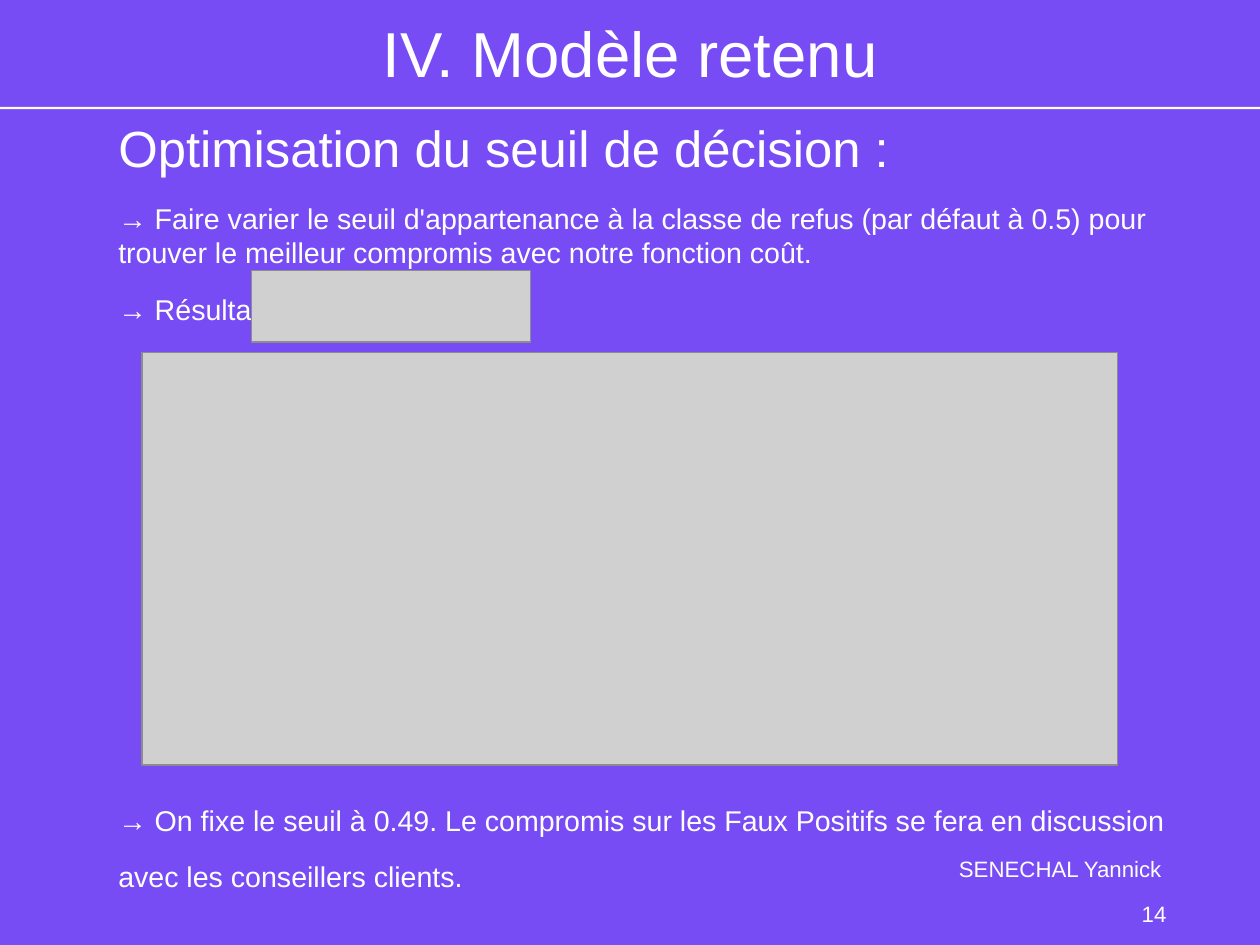
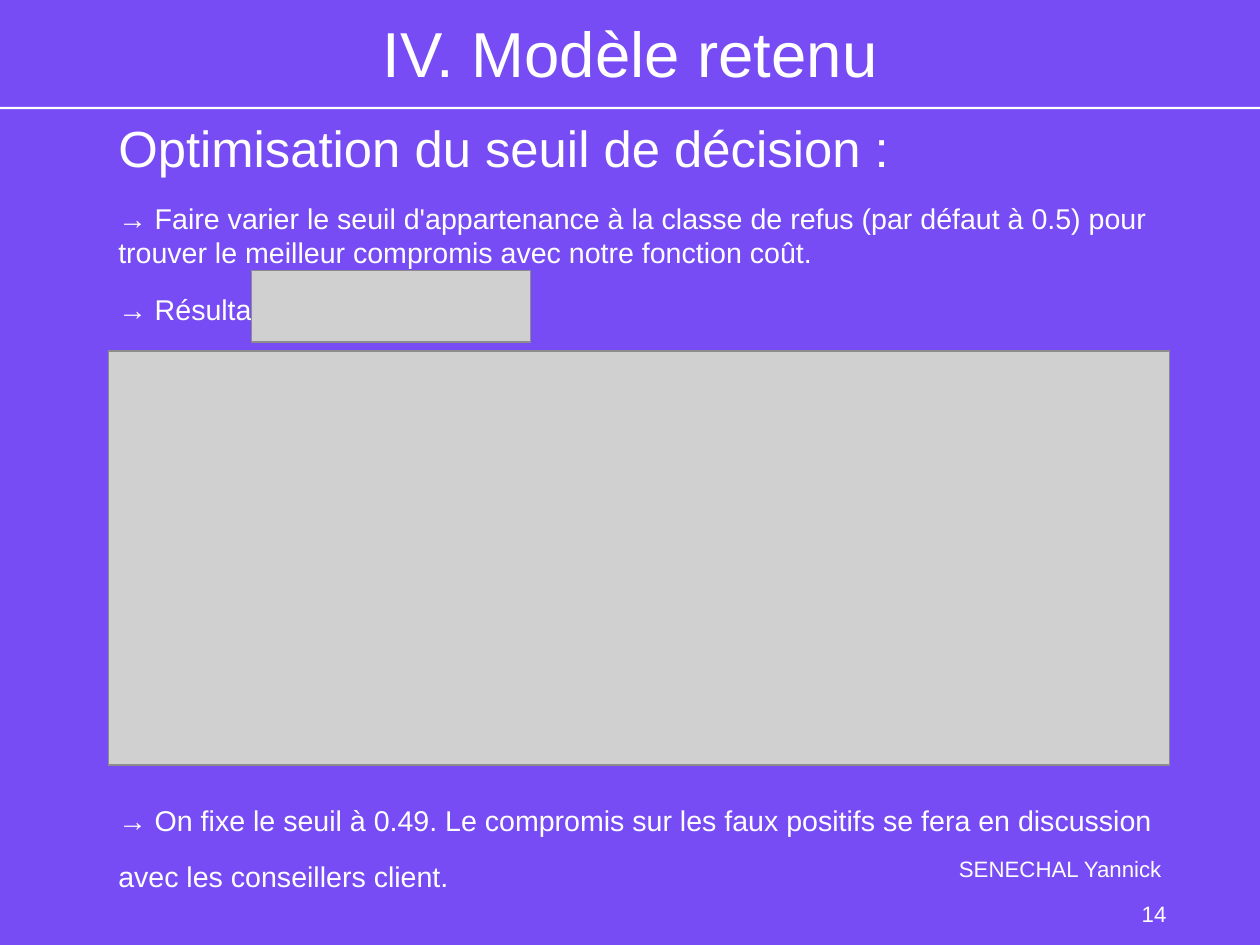
Before and after one commit to YannickSenechal29/OC_DS_Projet_7_SENECHAL_Yannick, a slide deck: slide 14 of P7_03_Support.odp. Drawn at 1260x945 pixels with LibreOffice and Linux fonts; fonts in the diff are those of the drawing; grey boxes stand for pictures; background and template pictures are left out. Boxes give left, top, right and bottom in pixels: in the first picture for what was removed or moved away, otherwise in the second. Text is boxed around its words. In the diff, an @@ line names an element or a change of style, - is before the commit and + after.

```diff
--- a/P7_03_Support.odp
+++ b/P7_03_Support.odp
@@ picture: place and size @@
-picture at bbox=[142, 352, 1118, 765]
+picture at bbox=[109, 351, 1171, 765]
@@ text at bbox=[118, 810, 1151, 888]: text changed @@
-→ On fixe le seuil à 0.49. Le compromis sur les Faux Positifs se fera en discussion avec les conseillers clients.
+→ On fixe le seuil à 0.49. Le compromis sur les faux positifs se fera en discussion avec les conseillers client.
```
Also in this commit, not shown: 10 other slides changed, 7 other files.
